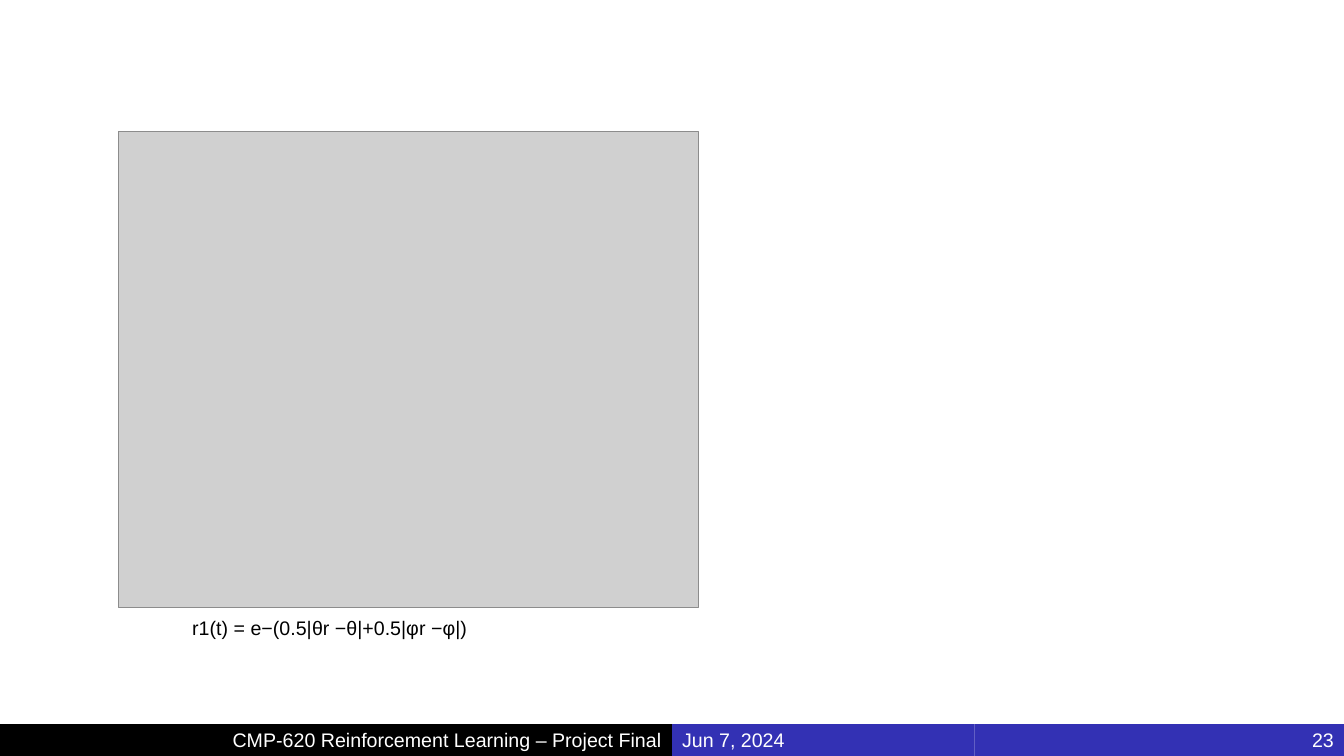
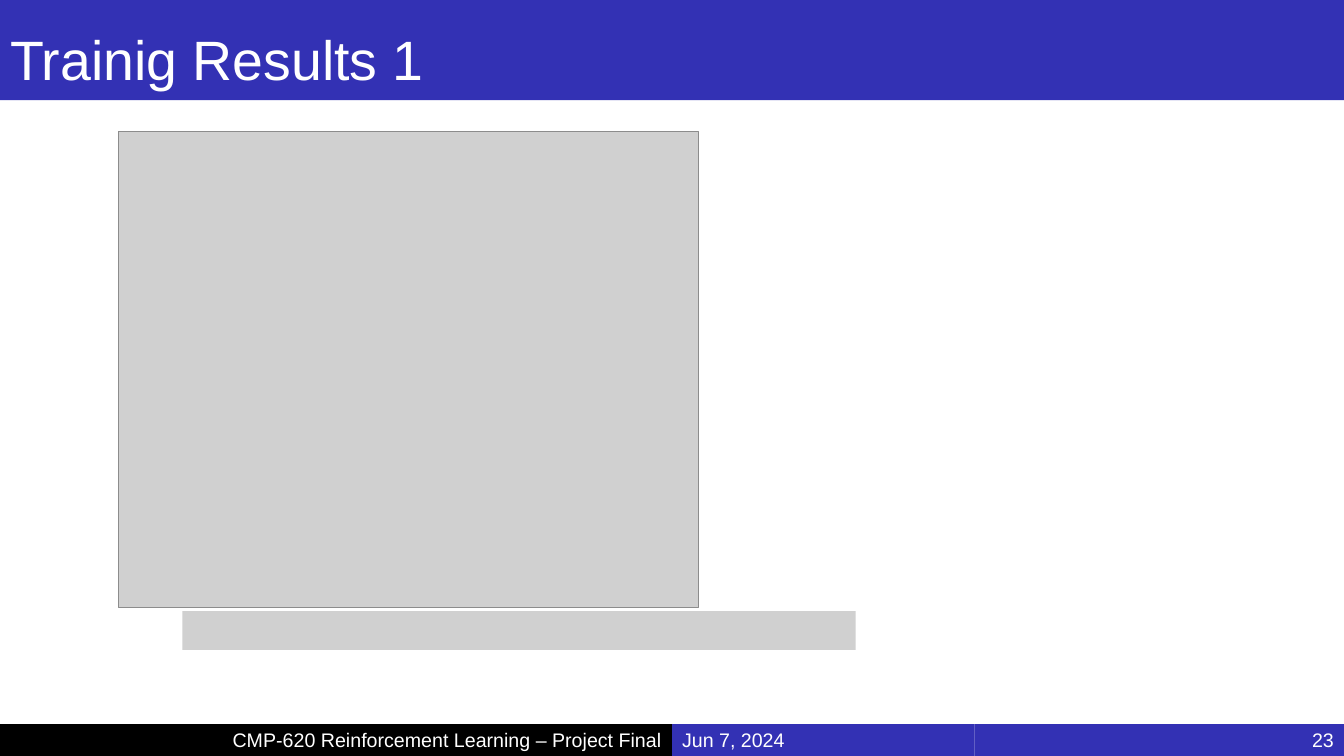
Before and after one commit to MucahidRidvanKaplan/ParrotQuadcopterRL, a slide deck: slide 23 of Presentations/Project_Final.pptx. Drawn at 1344x756 pixels with LibreOffice and Linux fonts; fonts in the diff are those of the drawing; grey boxes stand for pictures; background and template pictures are left out. Boxes give left, top, right and bottom in pixels: in the first picture for what was removed or moved away, otherwise in the second. Text is boxed around its words. In the diff, an @@ line names an element or a change of style, - is before the commit and + after.

```diff
--- a/Presentations/Project_Final.pptx
+++ b/Presentations/Project_Final.pptx
@@ title added at bbox=[0, 0, 1344, 100], fill #3331B4, 39.6 pt, text #FFFFFF @@
+Trainig Results 1
@@ picture added at bbox=[182, 611, 856, 649] @@
@@ text removed at bbox=[192, 620, 467, 639] @@
-r1(t) = e−(0.5|θr −θ|+0.5|φr −φ|)
```
Also in this commit, not shown: 3 other slides changed, 2 other files.
